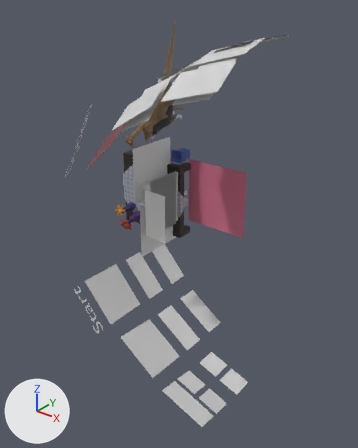
One commit to the OBJ model assets/workspace.obj: the scene before it, then after it.
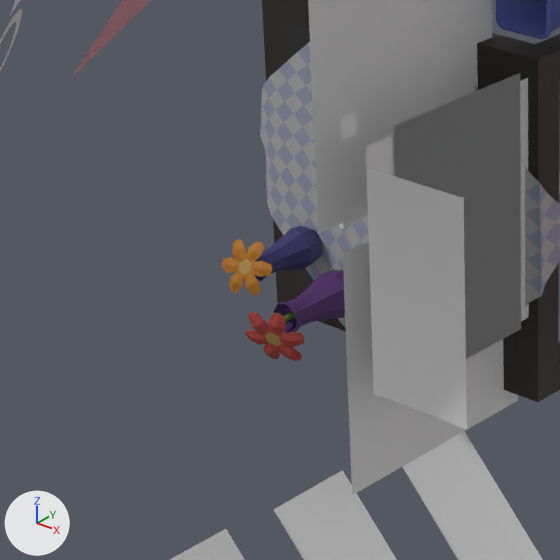
The first picture shows the older version from a 50 mm lens placed at (7.03, -10.78, 6.12), pointed at (-0.95, -0.8, -0.06). The close-ups show both versions on the part from 19% to 51% of the width and 35% to 60% of the height of that picture. The lights are fixed; the arrows at lower left show +X, +Y and +Z. Where no turn or scale is listed for an object, it has been applied to the vertices.

Objects in the first close-up: 'x_b_car_Plane.027', 'x_b_minecraft_Plane.020', 'x_b_video_Plane.028', 'x_f_desk_Cube_Cube.001', 'x_f_flower1_Cylinder.003_Cylinder.004', 'x_f_flower2_Cylinder.004_Cylinder.005', 'x_f_trash_OBJ_bin', 'x_hud_Plane.013', 'x_p_s2lide_Plane.008', 'x_scr1_Plane.010', 'x_scr2_Plane.006', 'x_scr3_Plane.024'.
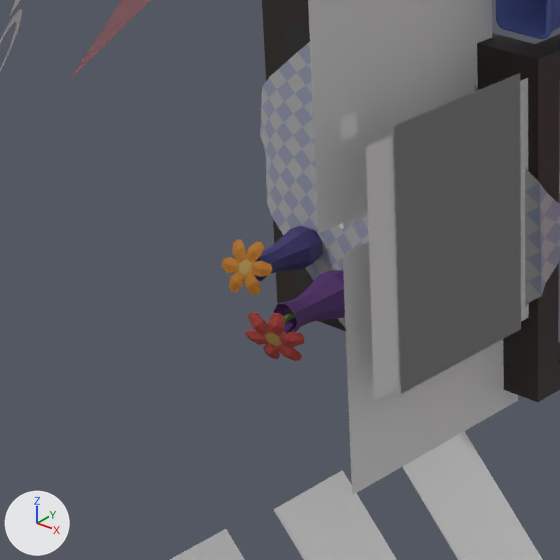
What changed in the scene script:
```text
Remove ob_x_hud_plane_013:
    ob_x_hud_plane_013 = bpy.data.objects.new('x_hud_Plane.013', me_x_hud_plane_013)
    ob_x_hud_plane_013.location = (0.0, 0.0, 0.0)
```

Boxes (x1, y1, x2, y2) around the edits, measured in the close-ups (560 x 560 px):
'x_hud_Plane.013', deleted: before (366, 167, 467, 429)
'x_scr1_Plane.010', unchanged, uncovered by the edit: (366, 78, 529, 400) in both
